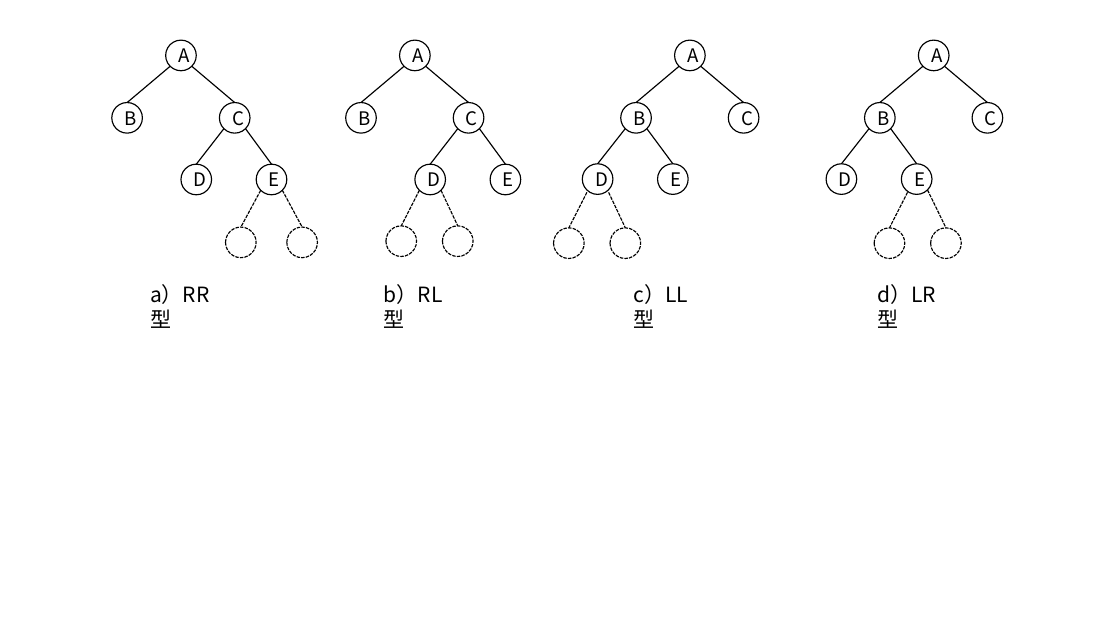
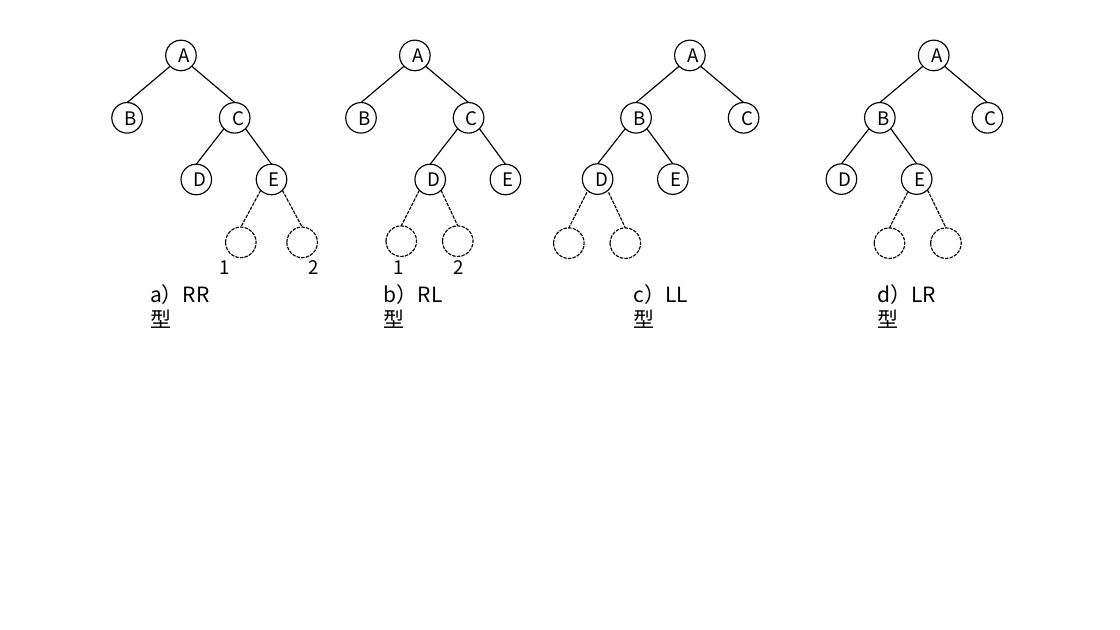
Before and after one commit to CoreLoop163/CoreLoopBooks, a slide deck: slide 40 of data_structure/assets/pics_and_ppts/ch4/画图用.pptx. Drawn at 1120x630 pixels with LibreOffice and Linux fonts; fonts in the diff are those of the drawing. Boxes give left, top, right and bottom in pixels: in the first picture for what was removed or moved away, otherwise in the second. Text is boxed around its words. In the diff, an @@ line names an element or a change of style, - is before the commit and + after.

```diff
--- a/data_structure/assets/pics_and_ppts/ch4/画图用.pptx
+++ b/data_structure/assets/pics_and_ppts/ch4/画图用.pptx
@@ text added at <box>219,260,229,274</box>, 16 pt, text #000000 @@
+1
@@ text added at <box>309,255,319,274</box>, 16 pt, text #000000 @@
+2
@@ text added at <box>394,255,404,274</box>, 16 pt, text #000000 @@
+1
@@ text added at <box>454,255,464,274</box>, 16 pt, text #000000 @@
+2
```
Also in this commit, not shown: 3 other slides changed, 12 slides added, 54 other files.
